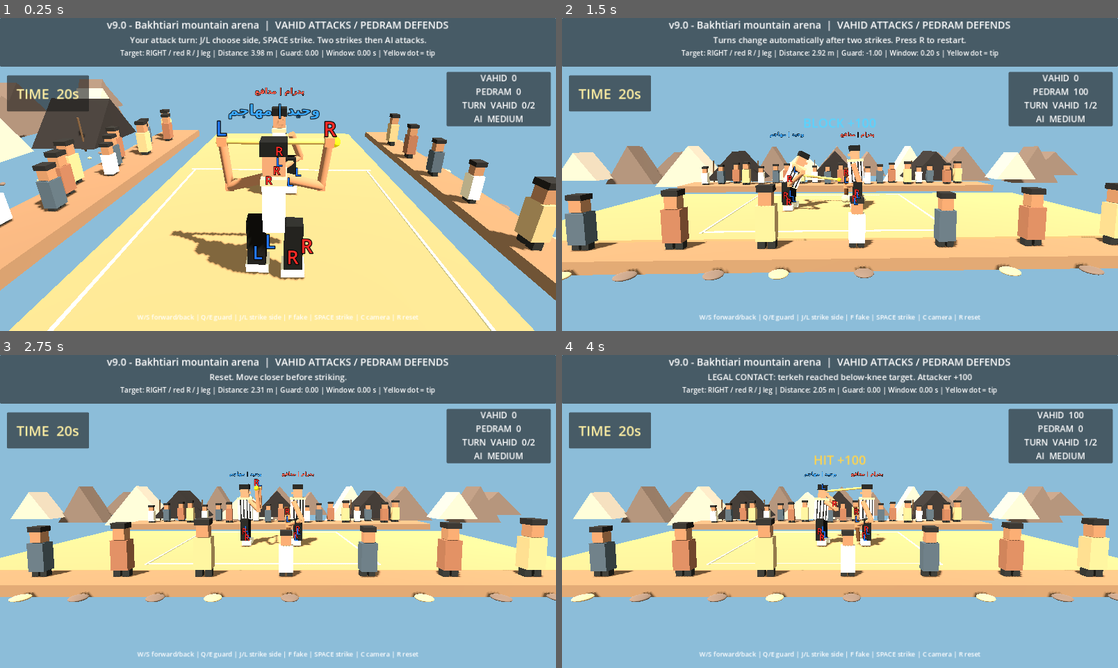
Above: before the commit, frames 1-4 (two rows, left to right).
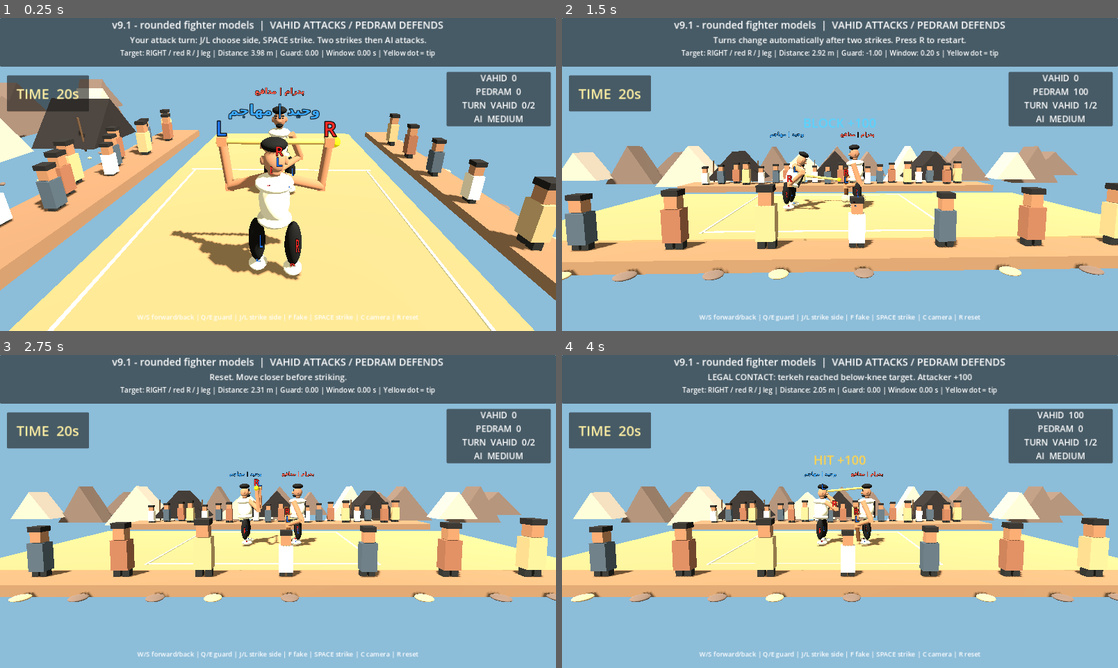
Above: after the commit, the same moments.

Repository: vahidainima-prog/tarke-darak-game
Game: Godot game, scene res://main.tscn
Two runs of this game, one before a commit and one after it. Both use one fixed random seed, a clock stepped at 60 frames per second and the inputs below.
Inputs:
- Up to frame 1 (0.25 s): no input
- Up to frame 2 (1.5 s): tap Enter at 0.5 s; hold W 0.53-1.28 s; tap C at 0.6 s; tap Space at 0.77 s; hold S from 1.28 s (still down); tap Tab at 1.35 s
- Up to frame 3 (2.75 s): tap Space at 1.52 s; tap R at 2, 2.1 s; release S at 2.03 s; hold W from 2.03 s (still down)
- Up to frame 4 (4 s): tap J at 2.85 s; tap Space at 3.02, 3.77 s; release W at 3.53 s; hold S from 3.53 s (still down); tap L at 3.6 s

The runs differ from the first frame. In frame 1, 3.3% of the frame differs, in the area x 19-81%, y 0-84%; in frame 2, 1.5%; in frame 3, 1.5%; in frame 4, 1.5%.

Commit message:
v9.1: upgrade Vahid and Pedram to rounded procedural 3D silhouettes and facial details

Diff:
--- a/tarke_darak_godot_v2/main.gd
+++ b/tarke_darak_godot_v2/main.gd
@@ -2,7 +2,7 @@
 
 # Godot 4.x — visual mechanics test. Side camera looks along -Z.
 # Feint depth: negative Z is BEHIND the attacker; positive Z is IN FRONT.
-const BUILD_LABEL := "v9.0 - Bakhtiari mountain arena"
+const BUILD_LABEL := "v9.1 - rounded fighter models"
 const DEF_X := 1.55
 const STRIKES_PER_TURN := 2
 const STRIKE_TIME_LIMIT := 20.0
@@ -177,34 +177,59 @@
 	place_rod(lower, elbow, hand)
 	elbow_mesh.position = elbow
 
+func rounded_part(parent: Node3D, part_name: String, size: Vector3, at: Vector3, tint: Color) -> MeshInstance3D:
+	var part := MeshInstance3D.new()
+	part.name = part_name
+	var mesh := SphereMesh.new()
+	mesh.radius = 0.5
+	mesh.height = 1.0
+	mesh.radial_segments = 16
+	mesh.rings = 8
+	part.mesh = mesh
+	part.material_override = material(tint)
+	parent.add_child(part)
+	part.position = at
+	part.scale = size
+	return part
+
+
 func person(name: String, x: float, face_right: bool) -> Node3D:
 	var root := Node3D.new()
 	root.name = name
 	add_child(root)
 	root.position.x = x
-	var cloth := Color(0.94, 0.90, 0.77)
+	var cloth := Color(0.92, 0.87, 0.73) if name == "Vahid" else Color(0.83, 0.79, 0.67)
 	var black := Color(0.085, 0.083, 0.075)
-	var skin := Color(0.65, 0.45, 0.32)
-	# Waist pivot: torso, chogha, stripes and head share a single transform.
+	var skin := Color(0.65, 0.45, 0.32) if name == "Vahid" else Color(0.59, 0.40, 0.29)
 	var waist := Node3D.new()
 	waist.name = "WaistJoint"
 	root.add_child(waist)
 	waist.position = Vector3(0, 1.14, 0)
-	block(waist, "Chogha", Vector3(0.62, 0.90, 0.38), Vector3(0, 0.43, 0), cloth)
-	block(waist, "Chogha collar", Vector3(0.66, 0.10, 0.42), Vector3(0, 0.89, 0), Color(0.72, 0.62, 0.46))
-	for off in [-0.18, -0.05, 0.10, 0.22]:
-		block(waist, "Stripe", Vector3(0.043, 0.85, 0.39), Vector3(off, 0.43, 0), black)
+	# Rounded silhouette with shoulders and a gently tapered woven chogha.
+	rounded_part(waist, "Torso under chogha", Vector3(0.66, 0.88, 0.55), Vector3(0, 0.45, 0), cloth)
+	rounded_part(waist, "Shoulders", Vector3(0.76, 0.28, 0.67), Vector3(0, 0.77, 0), cloth)
+	rounded_part(waist, "Chogha hem", Vector3(0.71, 0.24, 0.63), Vector3(0, 0.10, 0), cloth.darkened(0.07))
+	rounded_part(waist, "Neck", Vector3(0.24, 0.25, 0.24), Vector3(0, 0.99, 0), skin)
+	for off in [-0.22, -0.08, 0.08, 0.22]:
+		block(waist, "Chogha woven stripe", Vector3(0.033, 0.70, 0.055), Vector3(0.33, 0.42, off), black)
 	for side in [-1.0, 1.0]:
-		var trouser := block(root, "Debit trousers", Vector3(0.33, 0.91, 0.34), Vector3(0.0, 0.70, side * 0.34), black)
-		var shoe := block(root, "Giveh", Vector3(0.40, 0.18, 0.44), Vector3((0.08 if face_right else -0.08), 0.12, side * 0.34), cloth)
+		# Keep the original node names: footwork animation depends on them.
+		var trouser := rounded_part(root, "Debit trousers", Vector3(0.33, 0.92, 0.32), Vector3(0.0, 0.70, side * 0.34), black)
+		var shoe := rounded_part(root, "Giveh", Vector3(0.46, 0.19, 0.37), Vector3((0.08 if face_right else -0.08), 0.12, side * 0.34), cloth)
 		var right_side: bool = (side > 0.0) if face_right else (side < 0.0)
 		var side_label := "R" if right_side else "L"
 		var side_color := Color(1.0, 0.18, 0.16) if right_side else Color(0.15, 0.48, 1.0)
 		add_joint_debug_label(trouser, side_label, side_color, Vector3(0.0, -0.04, 0.25))
 		add_joint_debug_label(shoe, side_label, side_color, Vector3(0.0, 0.23, 0.0))
-	block(waist, "Head", Vector3(0.36, 0.38, 0.37), Vector3(0, 1.12, 0), skin)
-	block(waist, "Hat", Vector3(0.44, 0.23, 0.44), Vector3(0, 1.40, 0), black)
-	block(waist, "Nose-facing", Vector3(0.12, 0.11, 0.15), Vector3(0.22 if face_right else -0.22, 1.13, 0.06), skin)
+	rounded_part(waist, "Head", Vector3(0.39, 0.44, 0.37), Vector3(0, 1.16, 0), skin)
+	rounded_part(waist, "Bakhtiari felt cap", Vector3(0.46, 0.23, 0.44), Vector3(0, 1.43, 0), black)
+	var face_dir := 1.0 if face_right else -1.0
+	rounded_part(waist, "Nose-facing", Vector3(0.14, 0.12, 0.15), Vector3(face_dir * 0.205, 1.14, 0.0), skin)
+	for side in [-1.0, 1.0]:
+		rounded_part(waist, "Ear", Vector3(0.09, 0.16, 0.10), Vector3(0.0, 1.16, side * 0.19), skin)
+		rounded_part(waist, "Eye", Vector3(0.035, 0.045, 0.045), Vector3(face_dir * 0.18, 1.23, side * 0.095), Color(0.11, 0.09, 0.08))
+		rounded_part(waist, "Eyebrow", Vector3(0.035, 0.035, 0.10), Vector3(face_dir * 0.185, 1.29, side * 0.095), black)
+	rounded_part(waist, "Beard", Vector3(0.19, 0.13, 0.22), Vector3(face_dir * 0.135, 1.01, 0), black)
 	return root
 
 func add_joint_debug_label(parent: Node3D, label_text: String, marker_color: Color, offset: Vector3) -> void:
